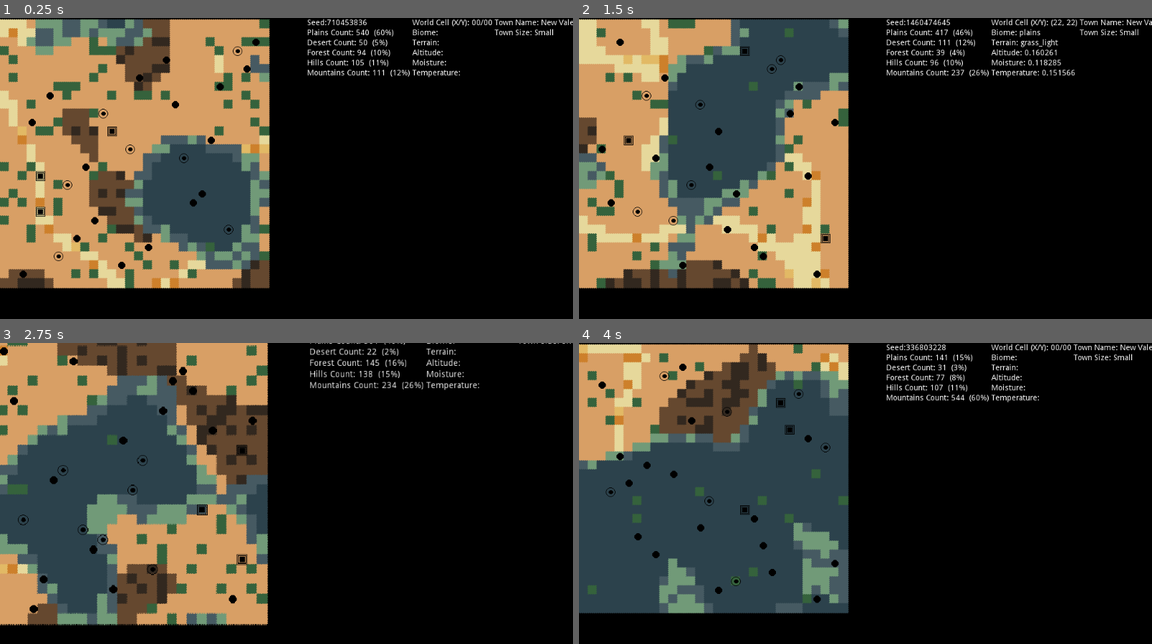
Above: before the commit, frames 1-4 (two rows, left to right).
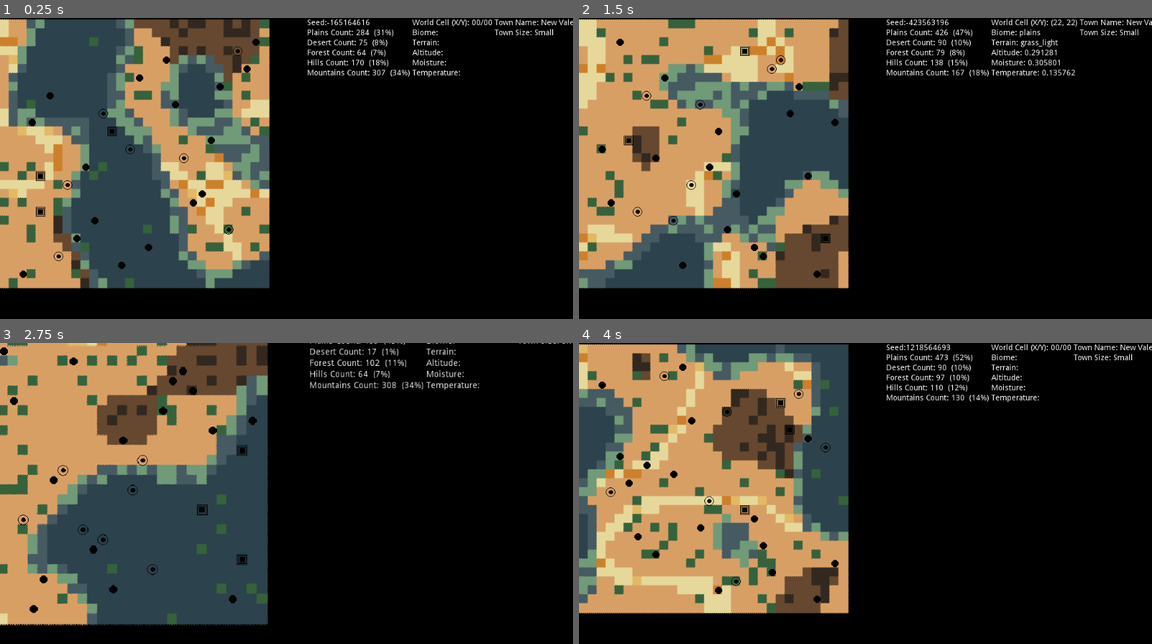
Above: after the commit, the same moments.

Repository: devonps/simple-terrain-gen
Game: Godot game, scene res://WorldGenerator.tscn
The game is run twice, just before and just after one commit, with the same random seed, the same clock (stepped at 60 frames per second) and the same inputs.
Inputs (mouse positions are in pixels of both pictures, inside the frame that each line leads up to):
- Up to frame 1 (0.25 s): no input
- Up to frame 2 (1.5 s): tap Enter (ui_accept) at 0.5, 0.77, 1.25 s; move the mouse to (991, 168) at 0.52 s; hold Mouse wheel up (zoom_in) 0.53-1.25 s; click (991, 168) at 0.67 s; drag from (750, 201) to (836, 252) at 1.27 s
- Up to frame 3 (2.75 s): tap Enter (ui_accept) at 2 s; move the mouse to (343, 436) at 2.02 s; hold Mouse wheel up (zoom_in) from 2.03 s (still down); click (343, 436) at 2.17 s
- Up to frame 4 (4 s): release Mouse wheel up (zoom_in) at 2.75 s; tap Enter (ui_accept) at 2.75, 3.5, 3.77 s; drag from (836, 577) to (693, 460) at 2.77 s; move the mouse to (1037, 559) at 3.52 s; hold Mouse wheel up (zoom_in) from 3.53 s (still down); click (1037, 559) at 3.67 s

The runs differ from the first frame. In frame 1, 32% of the frame differs, in the area x 0-70%, y 0-91%; in frame 2, 29%; in frame 3, 33%; in frame 4, 35%.

Commit message:
Can generate town infrastructure
Random town names, buildings, and population

Diff:
--- a/WorldGenerator.gd
+++ b/WorldGenerator.gd
@@ -161,16 +161,12 @@
 		for y in height:
 			var rand := 2*(abs(openSimplexNoise.get_noise_2d(x,y)))
 			if rand == 0:
-				print(x,y)
+				rand += rand_range(0.01, 0.05)
 			if rand < lowestrand:
 				lowestrand = rand
 			if rand > highestrand:
 				highestrand = rand
 			cellData[Vector2(x,y)] = rand
-
-	print("lowest rand %s" % lowestrand)
-	print("highest rand %s" % highestrand)
-	print("------ END ---------")
 	return cellData
 
 
@@ -404,26 +400,16 @@
 func populate_town(size):
 	var town_name = _generate_town_name(size)
 	var array_of_buildings = _generate_town_buildings(size)
-	var town_population_size = _calculate_town_population(size, array_of_buildings)
-
-#	townDetails[next_town_id] = {"name": town_name, "size": size, "population": town_population_size, "buildings": array_of_buildings}
+	var town_population_size = _calculate_town_population(size)
+
+	townDetails[next_town_id] = {"name": town_name, "size": size, "population": town_population_size, "buildings": array_of_buildings}
 
 	next_town_id += 1
 
 
 func _generate_town_name(size):
-# town word 1:location_first_word.json
-# town word 2:location_second_word.json
-
-#  {
-#    "location first word": "Aurora",
-#    "apostrophe": false,
-#    "can be location": true,
-#    "can be nature": true
-#  }
-
-	var all_first_words = _read_json_file("location_first_word.json")
-	var all_second_words = _read_json_file("location_second_word.json")
+	var all_first_words = _read_json_file("location_first_word")
+	var all_second_words = _read_json_file("location_second_word")
 	var valid_first_words = []
 	var valid_second_words = []
 
@@ -435,15 +421,37 @@
 		if word["Split meta"]  == "location":
 			valid_second_words.append(word["Splits"])
 
-	print(valid_first_words)
+	var town_first_word = valid_first_words[randi() % valid_first_words.size()]
+
+	var town_second_word = valid_second_words[randi() % valid_second_words.size()]
+	print(town_first_word + " " + town_second_word)
+
+	return town_first_word + " " + town_second_word
 
 
 func _generate_town_buildings(size):
-	pass
-
-
-func _calculate_town_population(size, array_of_buildings):
-	pass
+	var all_buildings = _read_json_file("town_buildings")
+	var buildings_for_this_town = []
+
+	for building in all_buildings:
+		if building["town_size"] == size:
+			buildings_for_this_town.append(building["display_name"])
+
+	return buildings_for_this_town
+
+
+func _calculate_town_population(size):
+	var town_population = 0
+
+	match size:
+		"small":
+			town_population = rand_range(45, 100)
+		"medium":
+			town_population = rand_range(60, 150)
+		"large":
+			town_population = rand_range(100, 200)
+
+	return town_population
 
 #
 # utility functions
@@ -451,7 +459,7 @@
 
 func _read_json_file(file_path):
 	var file = File.new()
-	file.open(file_path, File.READ)
+	file.open(file_path + ".json", File.READ)
 	var content_as_text = file.get_as_text()
 
 	return parse_json(content_as_text)
--- /dev/null
+++ b/town_buildings.json
@@ -0,0 +1,38 @@
+[
+{
+	"town_size": "small",
+	"internal_name": "bank",
+	"include_town_name": true,
+	"display_name": "Bank"
+},
+{
+	"town_size": "small",
+	"internal_name": "general_house",
+	"include_town_name": false,
+	"display_name": "General House"
+},
+{
+	"town_size": "small",
+	"internal_name": "general_store",
+	"include_town_name": true,
+	"display_name": "General Store"
+},
+{
+	"town_size": "small",
+	"internal_name": "saloon",
+	"include_town_name": true,
+	"display_name": "Saloon"
+},
+{
+	"town_size": "small",
+	"internal_name": "sheriff",
+	"include_town_name": false,
+	"display_name": "Sheriff"
+},
+{
+	"town_size": "small",
+	"internal_name": "stable",
+	"include_town_name": true,
+	"display_name": "Stable"
+},
+]
